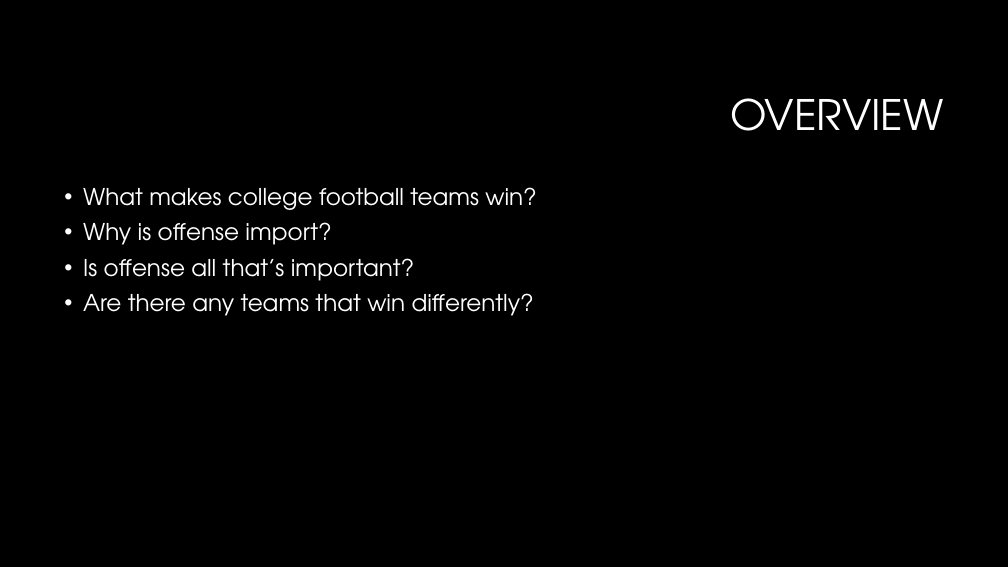
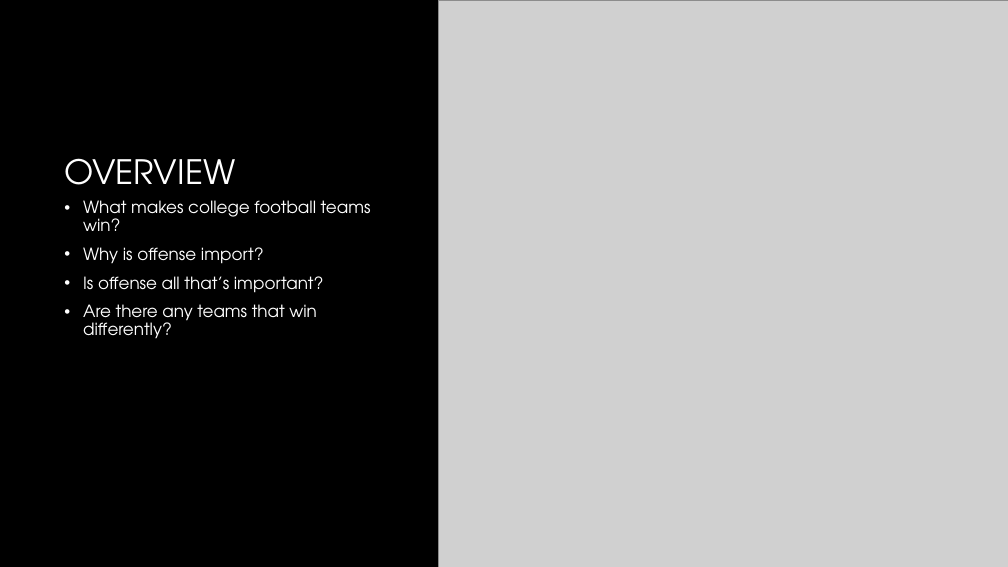
Before and after one commit to jakerbergen353/CollegeFootballProject, a slide deck: slide 2 of DDI COLLEGE FOOTBALL PRESENTATION.pptx. Drawn at 1008x567 pixels with LibreOffice and Linux fonts; fonts in the diff are those of the drawing; grey boxes stand for pictures; background and template pictures are left out. Boxes give left, top, right and bottom in pixels: in the first picture for what was removed or moved away, otherwise in the second. Text is boxed around its words. In the diff, an @@ line names an element or a change of style, - is before the commit and + after.

```diff
--- a/DDI COLLEGE FOOTBALL PRESENTATION.pptx
+++ b/DDI COLLEGE FOOTBALL PRESENTATION.pptx
@@ picture added at (x1=439, y1=0, x2=1008, y2=567) @@
@@ title "OVERVIEW" moved from (x1=730, y1=98, x2=944, y2=131) to (x1=64, y1=158, x2=235, y2=201) @@
@@ title "OVERVIEW" at (x1=64, y1=158, x2=235, y2=201): size 40 to 32 pt; alignment right to left; vertical alignment middle to bottom @@
@@ text "What makes college football teams ..." moved from (x1=83, y1=187, x2=537, y2=316) to (x1=83, y1=200, x2=371, y2=339) @@
@@ text "What makes college football teams ..." at (x1=83, y1=200, x2=371, y2=339): size 22 to 16 pt @@
```
Also in this commit, not shown: 1 other slide changed, 2 slides added.
